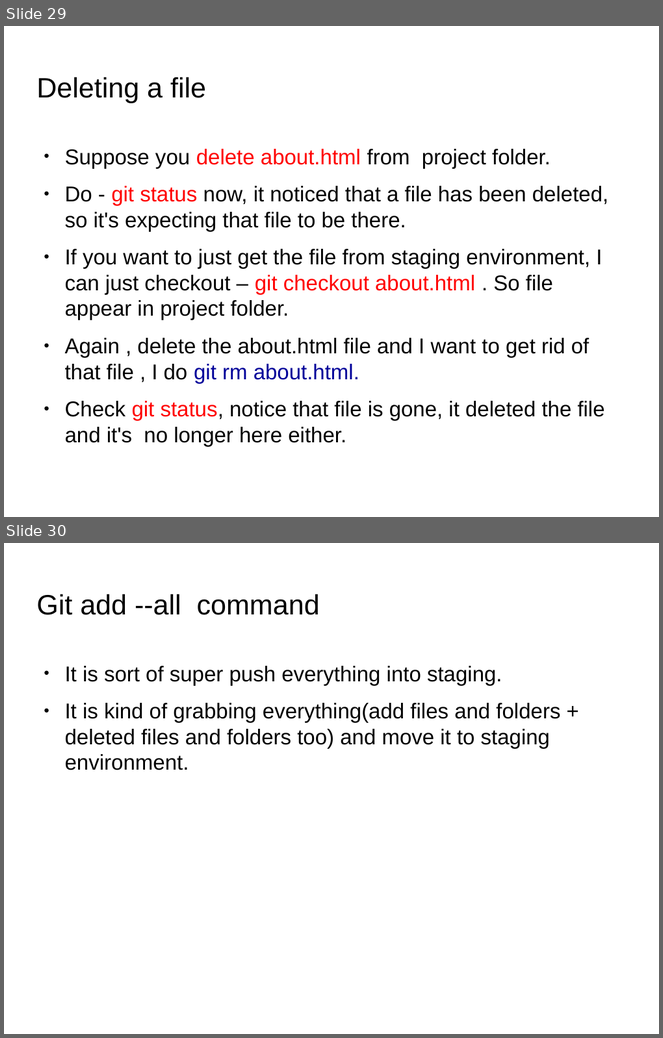
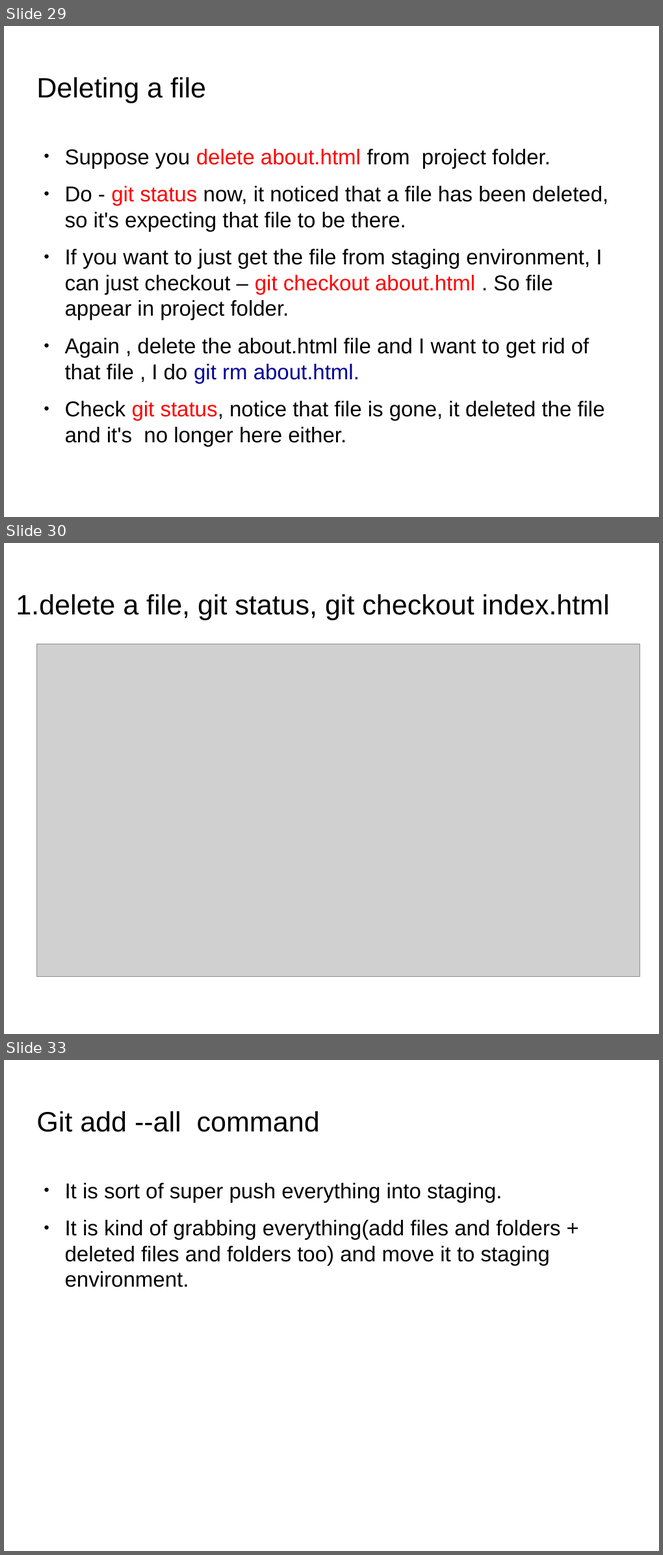
Before and after one commit to anumsh/Learning-Git-and-Github, a slide deck: git_and_GitHub.odp. Shown one above the other, each under a label of ours: slides 29 and 30 before the commit, slides 29, 30 and 33 after it; the slides between them are not shown. The pictures are 663x1038 and 663x1555 pixels, drawn with LibreOffice and Linux fonts; fonts in the diff are those of the drawing; grey boxes stand for pictures; background and template pictures are left out. Boxes give left, top, right and bottom in pixels: in the first picture for what was removed or moved away, otherwise in the second. Text is boxed around its words. In the diff, an @@ line names an element or a change of style, - is before the commit and + after.

Commit message:
feat: Add images in slide

```diff
--- a/git_and_GitHub.odp
+++ b/git_and_GitHub.odp
@@ slide 30 added at (4, 543, 659, 1034), background picture (left out) @@
@@ title added at (16, 594, 610, 620), 33.9 pt, text #000000 @@
+1.delete a file, git status, git checkout index.html
@@ picture added at (36, 644, 640, 977) @@
@@ what was slide 30 is now slide 33 @@
```
Also in this commit, not shown: 2 other slides added, 3 other files.
